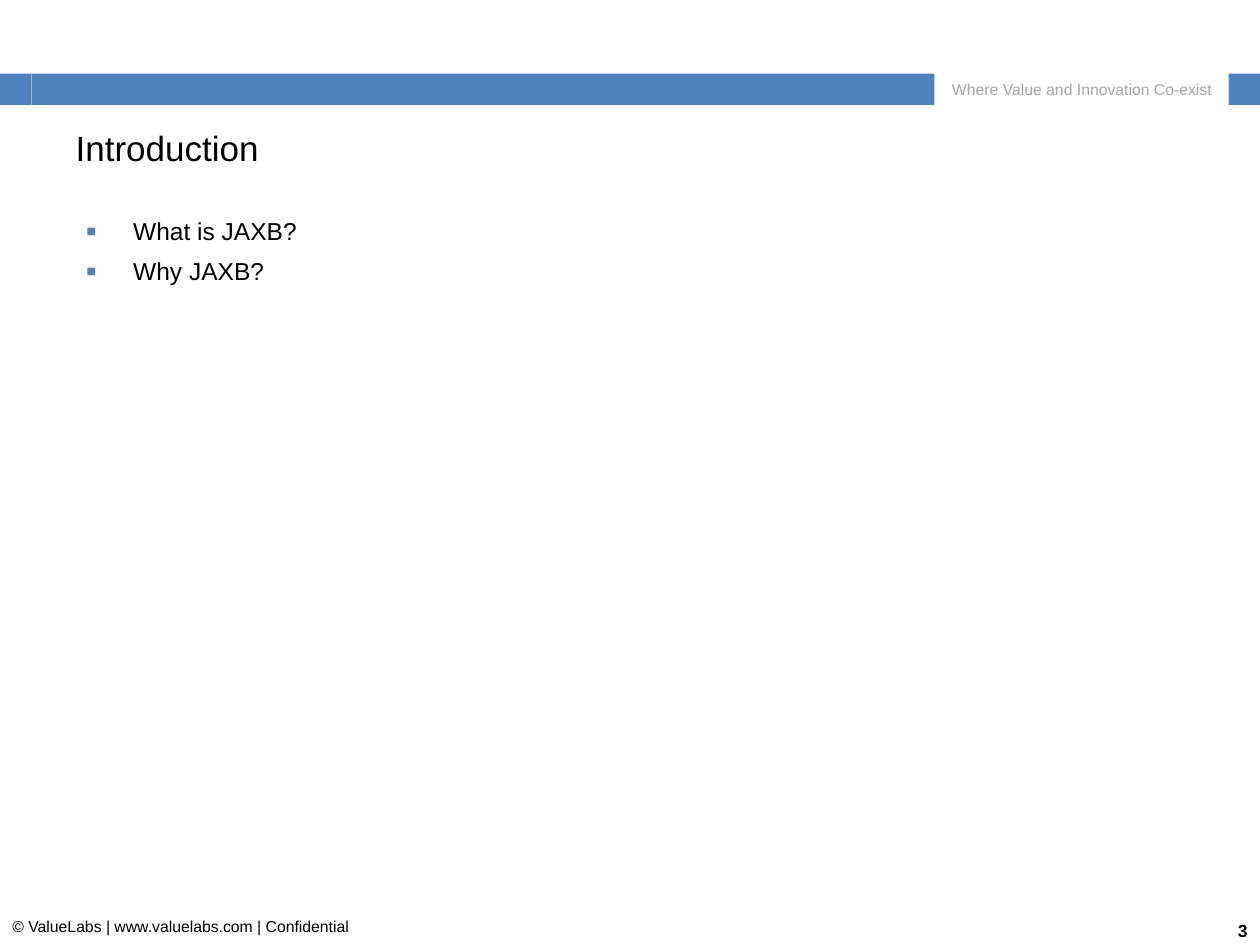
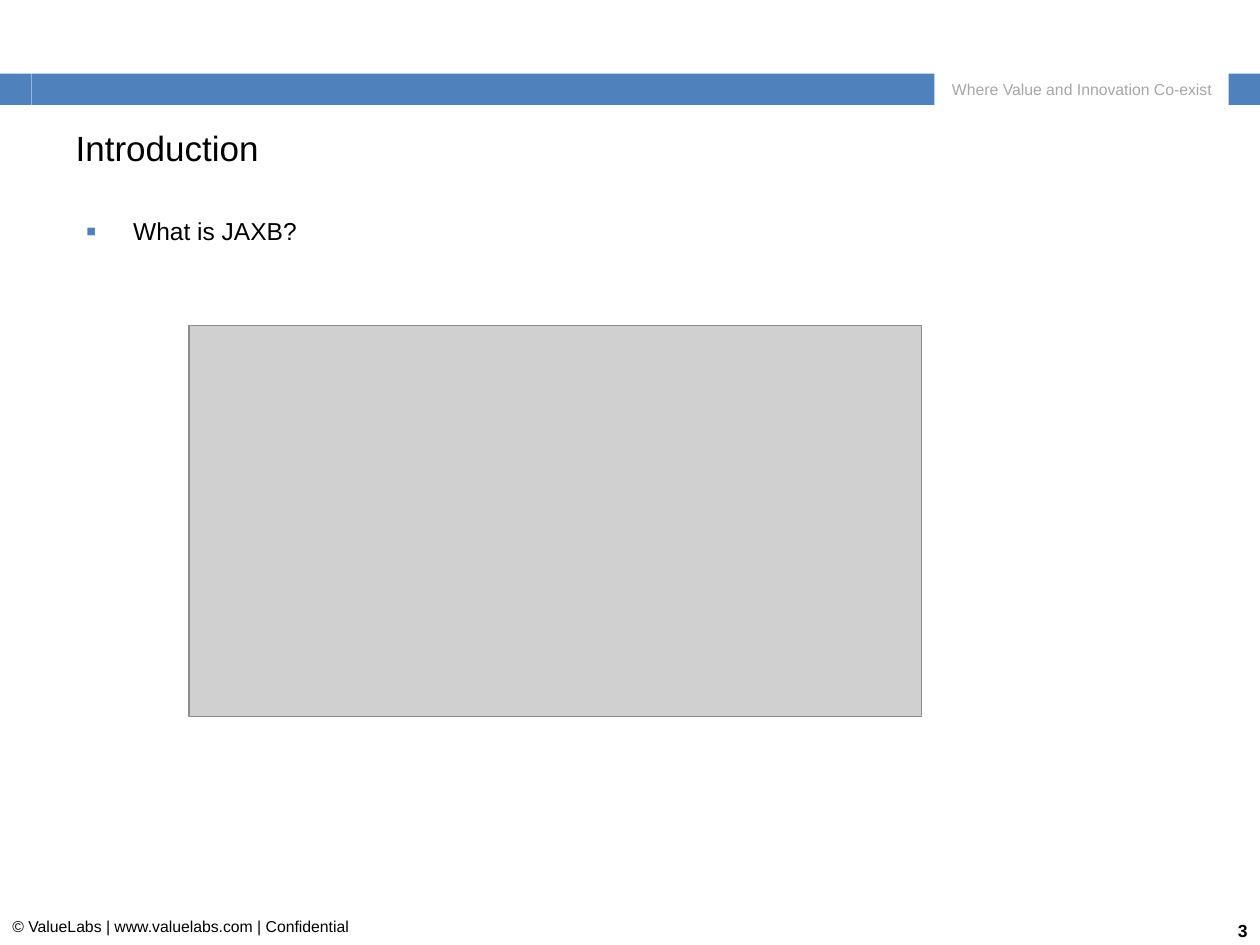
Before and after one commit to kbeathanabhotla/jaxb-examples, a slide deck: slide 3 of src/main/resources/ValueLabs_TAG_Training_JAXB.ppt. Drawn at 1260x945 pixels with LibreOffice and Linux fonts; fonts in the diff are those of the drawing; grey boxes stand for pictures; background and template pictures are left out. Boxes give left, top, right and bottom in pixels: in the first picture for what was removed or moved away, otherwise in the second. Text is boxed around its words. In the diff, an @@ line names an element or a change of style, - is before the commit and + after.

```diff
--- a/src/main/resources/ValueLabs_TAG_Training_JAXB.ppt
+++ b/src/main/resources/ValueLabs_TAG_Training_JAXB.ppt
@@ text at [133,262,264,285]: paragraph removed @@
-▪ Why JAXB?
@@ picture added at [189,325,921,716] @@
```
Also in this commit, not shown: 1 other slide changed, 1 slide added.
